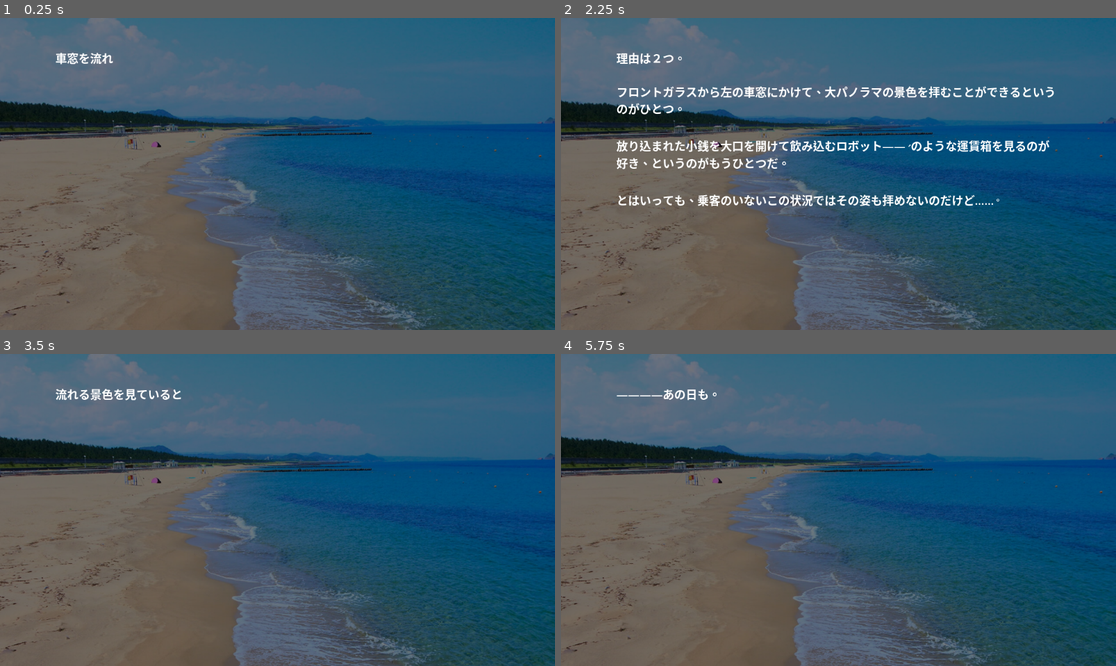
Above: before the commit, frames 1-4 (two rows, left to right).
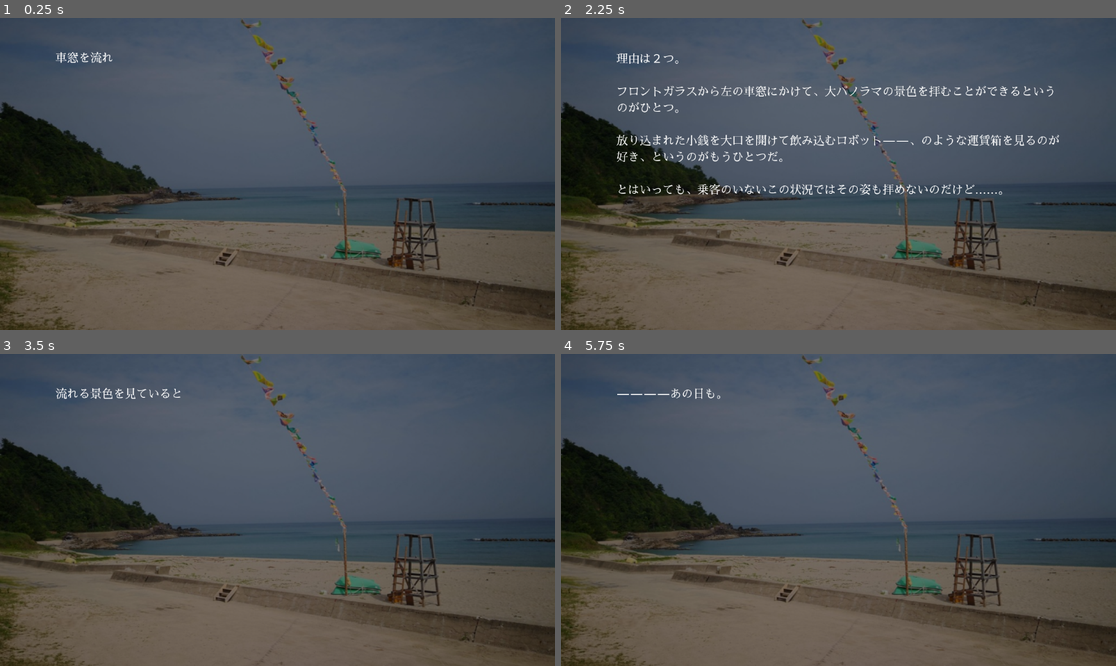
Above: after the commit, the same moments.

Repository: azukigame-s/kiminokoe
Game: Godot game, scene res://scenes/novel_system.tscn
Two runs of this game, one before a commit and one after it. Both use one fixed random seed, a clock stepped at 60 frames per second and the inputs below.
Inputs (mouse positions are in pixels of both pictures, inside the frame that each line leads up to):
- Up to frame 1 (0.25 s): no input
- Up to frame 2 (2.25 s): move the mouse to (960, 158) at 0.52 s; click (960, 158) at 0.67 s; tap Enter at 1.25 s; move the mouse to (727, 189) at 1.27 s; click (727, 189) at 1.42 s; move the mouse to (894, 105) at 2.02 s; click (894, 105) at 2.17 s
- Up to frame 3 (3.5 s): tap Space at 2.75 s; move the mouse to (249, 572) at 2.77 s; click (249, 572) at 2.92 s
- Up to frame 4 (5.75 s): move the mouse to (1005, 556) at 3.52 s; click (1005, 556) at 3.67 s; tap Enter at 4.25 s; move the mouse to (672, 463) at 4.27 s; click (672, 463) at 4.42 s; tap Space at 5 s; move the mouse to (866, 510) at 5.02 s; click (866, 510) at 5.17 s

The runs differ from the first frame. In frame 1, 74% of the frame differs, in the area x 0-100%, y 0-100%; in frame 2, 76%; in frame 3, 75%; in frame 4, 75%.

Commit message:
💄 サウンドノベルのフォントを変更

Diff:
--- a/scripts/novel_system.gd
+++ b/scripts/novel_system.gd
@@ -85,6 +85,12 @@
 		dialogue_text.add_theme_font_size_override("normal_font_size", 24)  # フォントサイズを大きく
 
 		print("Dialogue text setup complete for Kamaitachi style. Size: ", dialogue_text.size)
+
+		# テーマをロード
+		var custom_theme = load("res://themes/novel_theme.tres")
+		if custom_theme:
+			dialogue_text.theme = custom_theme
+			print("Custom theme applied to dialogue text")
 
 	# キャラクターコンテナの設定
 	if characters_container:
--- a/scripts/test_scenario.gd
+++ b/scripts/test_scenario.gd
@@ -7,7 +7,7 @@
 var scenario = [
 	{
 		"type": "background",
-		"path": "res://assets/backgrounds/sample.jpg"
+		"path": "res://assets/backgrounds/sea.jpg"
 	},
 	{
 		"type": "bgm",
--- /dev/null
+++ b/themes/novel_theme.tres
@@ -0,0 +1,6 @@
+[gd_resource type="Theme" load_steps=2 format=3 uid="uid://dc30rltbxhcji"]
+
+[ext_resource type="FontFile" uid="uid://dj8w2jw743bqf" path="res://assets/fonts/SawarabiMincho-Regular.ttf" id="1_qfwxr"]
+
+[resource]
+default_font = ExtResource("1_qfwxr")
Binary file removed: assets/backgrounds/sample.jpg
Binary file added: assets/backgrounds/sea.jpg
Not shown, changed: assets/backgrounds/sea.jpg.import
Binary file added: assets/fonts/SawarabiMincho-Regular.ttf
Not shown, added: assets/fonts/SawarabiMincho-Regular.ttf.import
